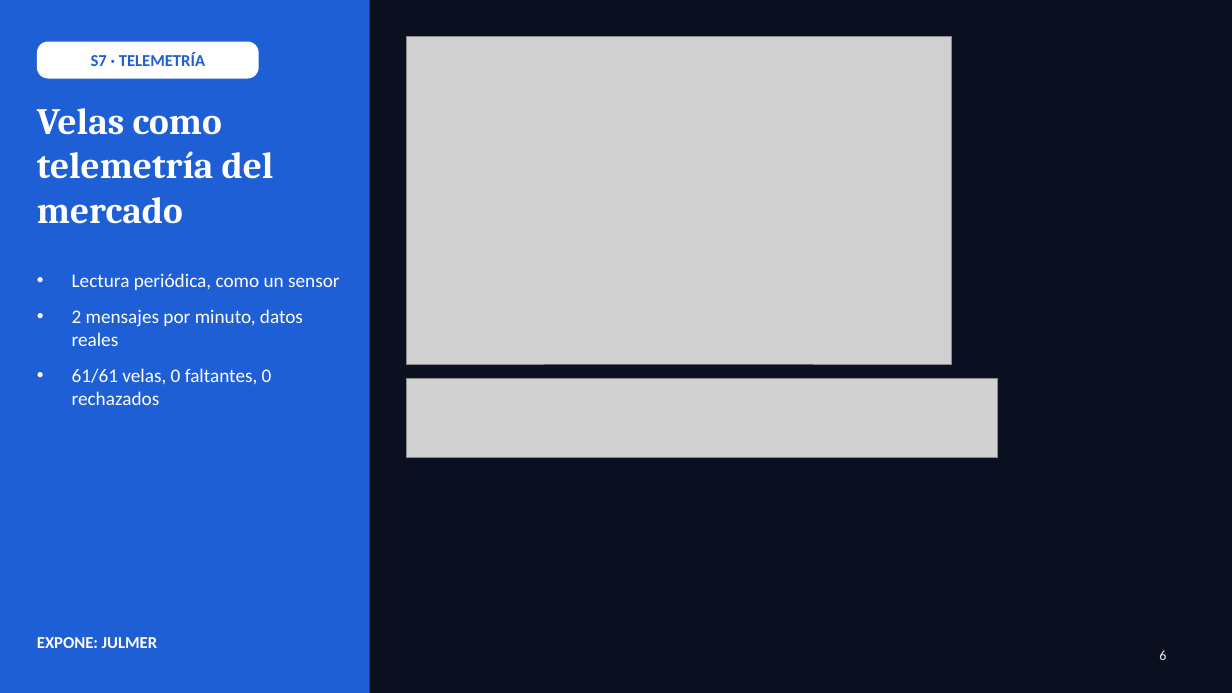
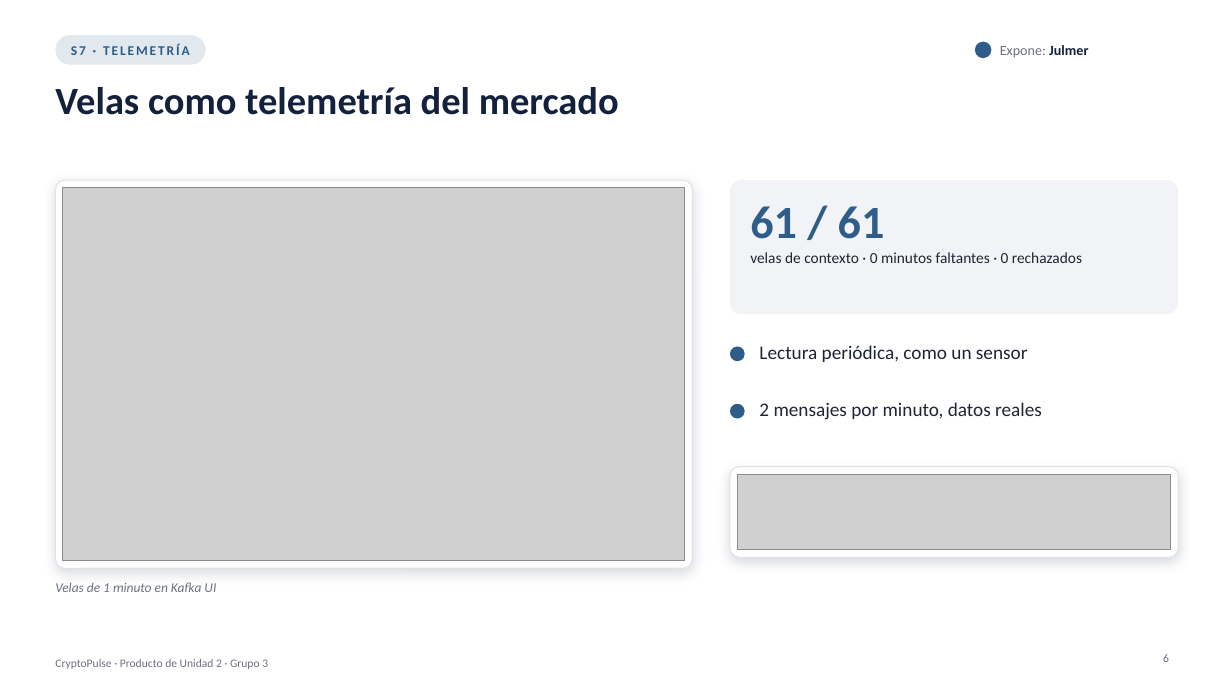
Before and after one commit to Milagros-hp/BigData-BTC-SOL, a slide deck: slide 6 of docs/presentacion/CryptoPulse_U2.pptx. Drawn at 1232x693 pixels with LibreOffice and Linux fonts; fonts in the diff are those of the drawing; grey boxes stand for pictures. Boxes give left, top, right and bottom in pixels: in the first picture for what was removed or moved away, otherwise in the second. Text is boxed around its words. In the diff, an @@ line names an element or a change of style, - is before the commit and + after.

```diff
--- a/docs/presentacion/CryptoPulse_U2.pptx
+++ b/docs/presentacion/CryptoPulse_U2.pptx
@@ background #0B1020 to #FFFFFF @@
@@ rectangle removed at (x1=0, y1=0, x2=370, y2=693) @@
@@ text "S7 · TELEMETRÍA" moved from (x1=37, y1=42, x2=259, y2=79) to (x1=71, y1=43, x2=190, y2=55) @@
@@ text "S7 · TELEMETRÍA" at (x1=71, y1=43, x2=190, y2=55): size 13 to 10.5 pt, text colour #1F5FD6 to #2F5D8A, letter spacing 0 to 1.5 pt; fill #FFFFFF to none @@
@@ rounded rectangle added at (x1=55, y1=35, x2=205, y2=65), fill #2F5D8A at 14% opacity @@
@@ picture removed at (x1=407, y1=37, x2=952, y2=364) @@
@@ ellipse added at (x1=975, y1=42, x2=992, y2=58), fill #2F5D8A @@
@@ text added at (x1=1000, y1=45, x2=1088, y2=57), 11 pt, text #6B7280 @@
+Expone: Julmer
@@ title "Velas como telemetría del mercado" moved from (x1=37, y1=108, x2=274, y2=224) to (x1=55, y1=87, x2=619, y2=115) @@
@@ title "Velas como telemetría del mercado" at (x1=55, y1=87, x2=619, y2=115): size 29 to 30 pt, font Cambria to Calibri, text colour #FFFFFF to #14213D @@
@@ rounded rectangle added at (x1=55, y1=180, x2=692, y2=568), fill #FFFFFF, outline #DDE2EA 0.75 pt @@
@@ picture added at (x1=63, y1=188, x2=685, y2=561) @@
@@ rounded rectangle added at (x1=730, y1=180, x2=1178, y2=314), fill #F1F3F7 @@
@@ text added at (x1=750, y1=206, x2=885, y2=239), 36 pt, text #2F5D8A, bold @@
+61 / 61
@@ text added at (x1=750, y1=252, x2=1082, y2=263), 12 pt, text #1F2633 @@
+velas de contexto · 0 minutos faltantes · 0 rechazados
@@ text removed at (x1=72, y1=273, x2=340, y2=405) @@
-• Lectura periódica, como un sensor
-• 2 mensajes por minuto, datos reales
-• 61/61 velas, 0 faltantes, 0 rechazados
@@ ellipse added at (x1=730, y1=347, x2=745, y2=361), fill #2F5D8A @@
@@ text added at (x1=759, y1=345, x2=1028, y2=362), 15 pt, text #1F2633 @@
+Lectura periódica, como un sensor
@@ picture removed at (x1=407, y1=379, x2=998, y2=457) @@
@@ ellipse added at (x1=730, y1=404, x2=745, y2=419), fill #2F5D8A @@
@@ text added at (x1=759, y1=402, x2=1042, y2=420), 15 pt, text #1F2633 @@
+2 mensajes por minuto, datos reales
@@ rounded rectangle added at (x1=730, y1=467, x2=1178, y2=557), fill #FFFFFF, outline #DDE2EA 0.75 pt @@
@@ picture added at (x1=738, y1=474, x2=1171, y2=550) @@
@@ text added at (x1=55, y1=582, x2=216, y2=592), 10.5 pt, text #6B7280, italic @@
+Velas de 1 minuto en Kafka UI
@@ text removed at (x1=37, y1=637, x2=157, y2=648) @@
-EXPONE: JULMER
@@ text added at (x1=55, y1=659, x2=268, y2=669), 9 pt, text #6B7280 @@
+CryptoPulse · Producto de Unidad 2 · Grupo 3
@@ page number at (x1=1163, y1=654, x2=1169, y2=662): size 11 to 9 pt, text colour #E8ECF8 to #6B7280; alignment left to right @@
```
Also in this commit, not shown: 20 other slides changed, 1 other file.
